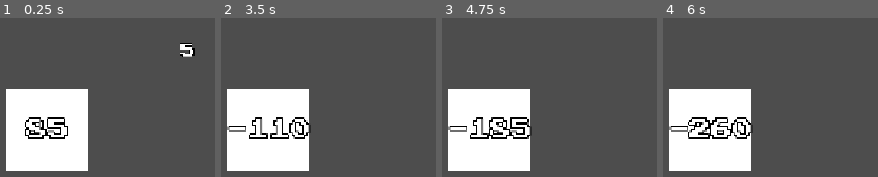
Above: before the commit, frames 1-4 (left to right).
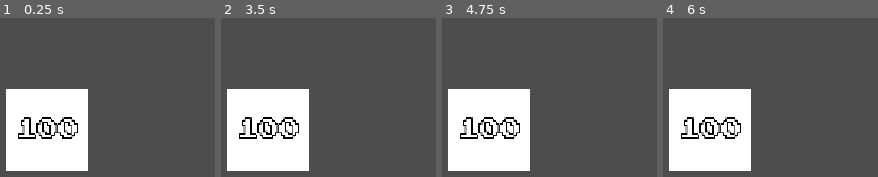
Above: after the commit, the same moments.

Repository: patches34/super-conveyor-bros
Game: Godot game, scene res://Scenes/item_test.tscn
The game is run twice, just before and just after one commit, with the same random seed, the same clock (stepped at 60 frames per second) and the same inputs. This scene is started directly instead of the project's main scene.
Inputs (mouse positions are in pixels of both pictures, inside the frame that each line leads up to):
- Up to frame 1 (0.25 s): no input
- Up to frame 2 (3.5 s): move the mouse to (outside the picture) at 0.52 s; hold Mouse wheel down (scroll_down) 0.53-1.28 s; move the mouse to (outside the picture) at 1.27 s; tap Mouse wheel up (scroll_up) at 1.35, 2.85 s; move the mouse to (outside the picture) at 2.02 s; hold Mouse wheel down (scroll_down) 2.03-2.78 s; move the mouse to (outside the picture) at 2.77 s
- Up to frame 3 (4.75 s): move the mouse to (outside the picture) at 3.52 s; hold Mouse wheel down (scroll_down) 3.53-4.28 s; move the mouse to (outside the picture) at 4.27 s; tap Mouse wheel up (scroll_up) at 4.35 s
- Up to frame 4 (6 s): move the mouse to (751, 108) at 5.02 s; hold Mouse wheel down (scroll_down) 5.03-5.78 s; move the mouse to (outside the picture) at 5.77 s; tap Mouse wheel up (scroll_up) at 5.85 s

The runs differ from the first frame. In frame 1, 2.3% of the frame differs, in the area x 8-91%, y 15-77%; in frame 2, 2.3%; in frame 3, 2.4%; in frame 4, 2.5%, in the area x 2-42%, y 62-77%.

Commit message:
floating text

Diff:
--- a/super-conveyor-bros/Scenes/item_test.tscn
+++ b/super-conveyor-bros/Scenes/item_test.tscn
@@ -1,12 +1,8 @@
 [gd_scene format=3 uid="uid://dfoq2iatuls1"]
 
-[ext_resource type="PackedScene" uid="uid://dpo67fu4xy8vl" path="res://Prefabs/floating_text.tscn" id="1_qvnqx"]
 [ext_resource type="PackedScene" uid="uid://b7fjsrxcm1wig" path="res://Prefabs/item.tscn" id="1_ue12b"]
 
 [node name="Test" type="Node3D" unique_id=1753287338]
-
-[node name="FloatingText" parent="." unique_id=1426588913 instance=ExtResource("1_qvnqx")]
-transform = Transform3D(1, 0, 0, 0, 1, 0, 0, 0, 1, 2.218645, 0.97632945, 0)
 
 [node name="Camera3D" type="Camera3D" parent="." unique_id=36377627]
 transform = Transform3D(1, 0, 0, 0, 1, 0, 0, 0, 1, 0, 0.7569618, 3.7819505)
--- a/super-conveyor-bros/Scripts/floating_text.gd
+++ b/super-conveyor-bros/Scripts/floating_text.gd
@@ -7,15 +7,19 @@
 
 # Called when the node enters the scene tree for the first time.
 func _ready() -> void:
-	begin_effect(5, Vector3(-1, 3, 0), 0.6)
 	pass
 
-func begin_effect(num: int, dir: Vector3, duration: float) -> void:
+func _begin_effect(num: int, dir: Vector3, duration: float) -> void:
 	$Label3D.text = str(num)
 	velocity = dir
 	time = duration
 
-
+func begin(num: int) -> void:
+	var rng = RandomNumberGenerator.new()
+	_begin_effect(num,
+		Vector3(rng.randf_range(-1, 1),
+		rng.randf_range(2.5, 3.5), 0),
+		0.6)
 
 # Called every frame. 'delta' is the elapsed time since the previous frame.
 func _process(delta: float) -> void:
--- a/super-conveyor-bros/Scripts/item.gd
+++ b/super-conveyor-bros/Scripts/item.gd
@@ -1,5 +1,7 @@
 extends Node
 var health: int
+var floating_text_prefab = preload("res://Prefabs/floating_text.tscn")
+var timer: float = 0.2
 
 # Called when the node enters the scene tree for the first time.
 func _ready() -> void:
@@ -8,8 +10,17 @@
 
 # Called every frame. 'delta' is the elapsed time since the previous frame.
 func _process(delta: float) -> void:
-	reduce_health(1)
+#	timer -= delta
+#	var rng = RandomNumberGenerator.new()
+#	if timer <= 0:
+#		timer = 0.2
+#		reduce_health(rng.randi_range(1, 5))
+	pass;
 
 func reduce_health(delta: int) -> void:
 	health -= delta
 	$Label3D.text = str(health)
+	var floating = floating_text_prefab.instantiate()
+	add_child(floating);
+	floating.begin(delta)
+	floating.position = $Label3D.position
